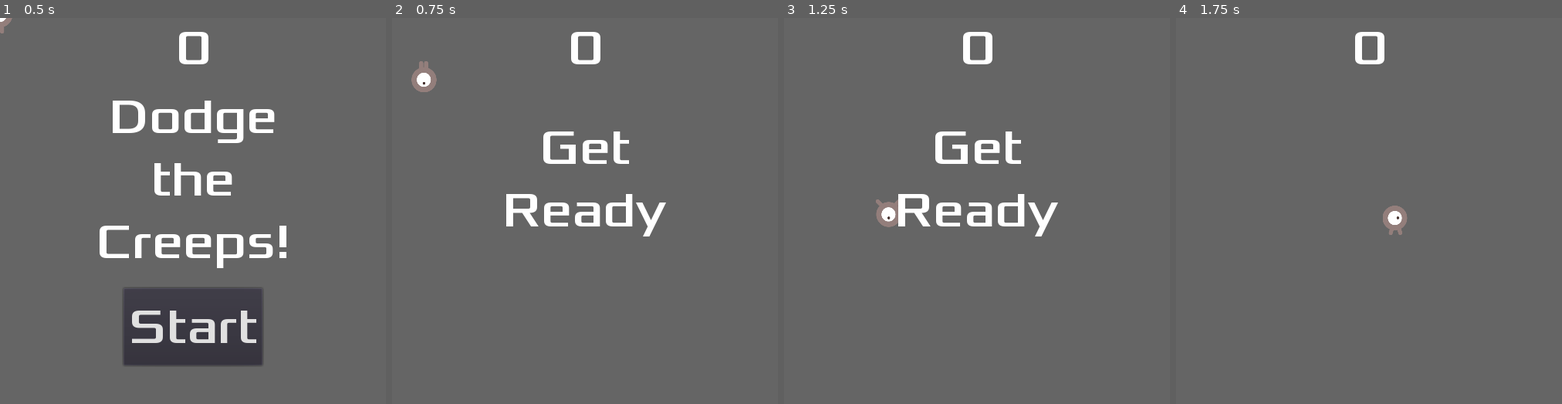
Above: before the commit, frames 1-4 (left to right).
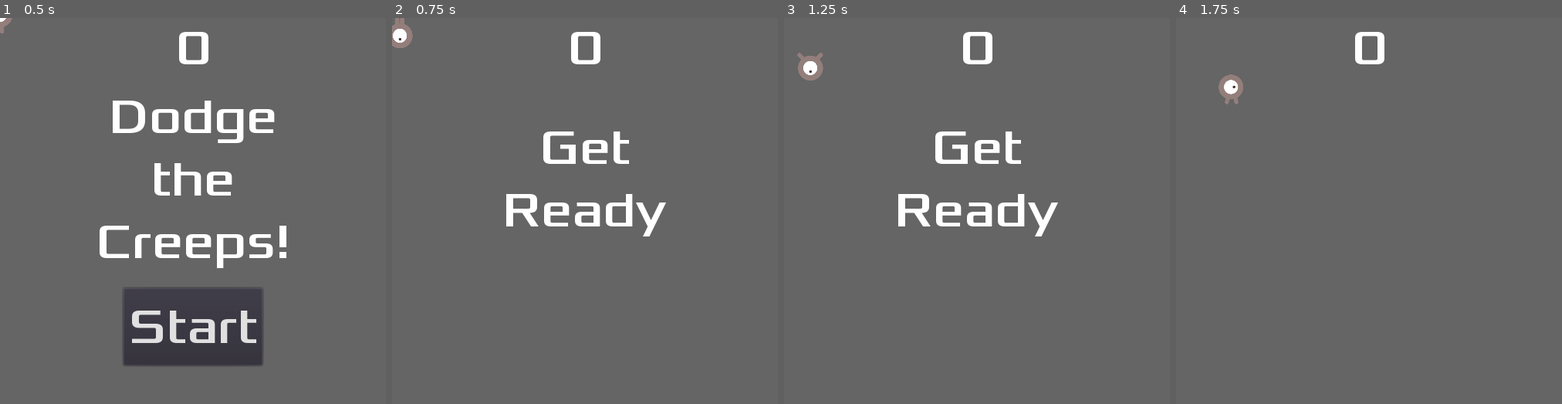
Above: after the commit, the same moments.

Repository: crystman/Godot_tutorial
Game: Godot game, scene res://scenes/Main.tscn
The game is run twice, just before and just after one commit, with the same random seed, the same clock (stepped at 60 frames per second) and the same inputs.
Inputs (mouse positions are in pixels of both pictures, inside the frame that each line leads up to):
- Up to frame 1 (0.5 s): no input
- Up to frame 2 (0.75 s): click "Start" at 0.5 s
- Up to frame 3 (1.25 s): no input
- Up to frame 4 (1.75 s): move the mouse to (1453, 191) at 1.27 s; click (1453, 191) at 1.42 s

Frame 1 is identical in both runs. In frame 2, 0.7% of the frame differs, in the area x 0-12%, y 0-20%; in frame 3, 0.7%, in the area x 3-30%, y 9-55%; in frame 4, 0.7%.

Commit message:
Updated speed in solution

Diff:
--- a/GoDot_Practice/scenes/Main.tscn
+++ b/GoDot_Practice/scenes/Main.tscn
@@ -31,6 +31,7 @@
 }
 
 [node name="Player" parent="." instance=ExtResource( 2 )]
+speed = 100
 
 [node name="MobTimer" type="Timer" parent="."]
 wait_time = 0.5
